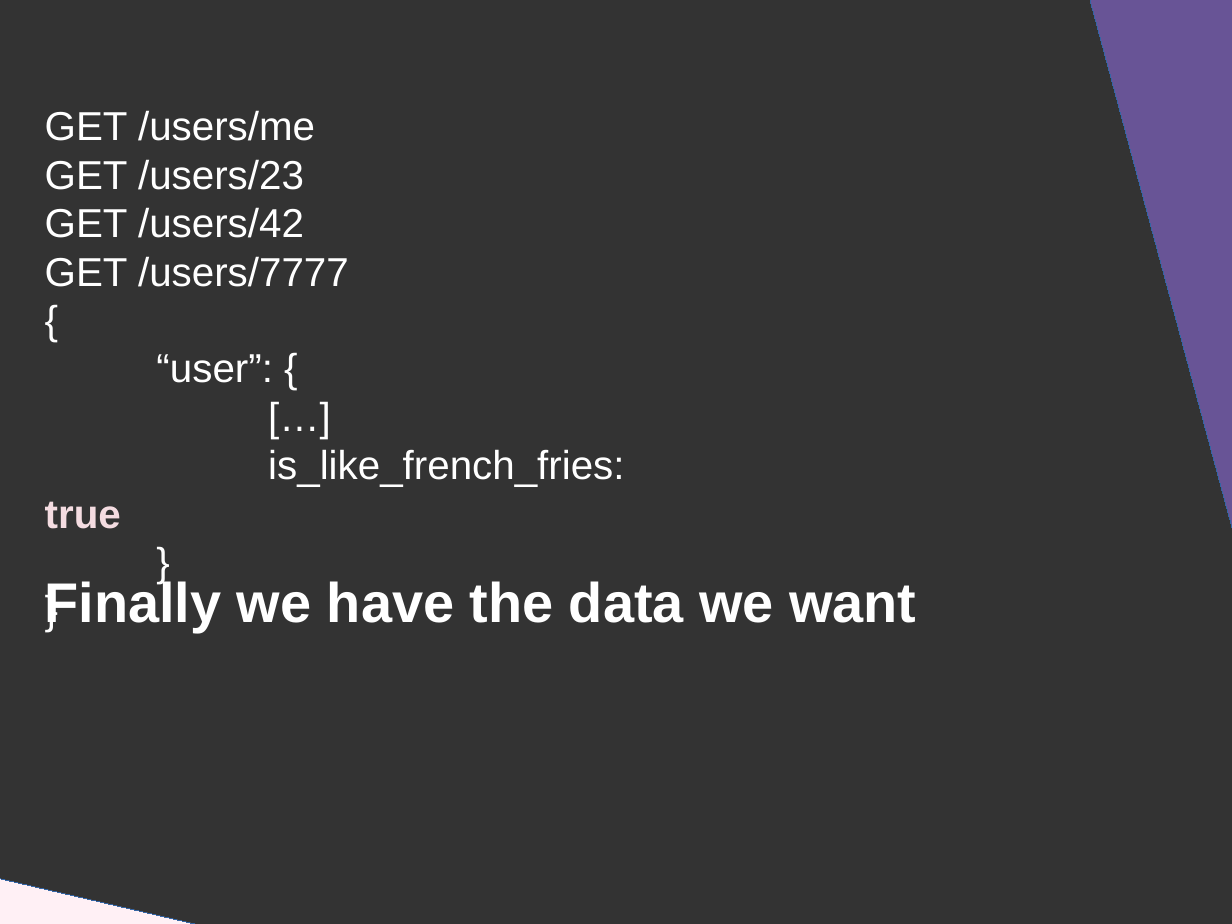
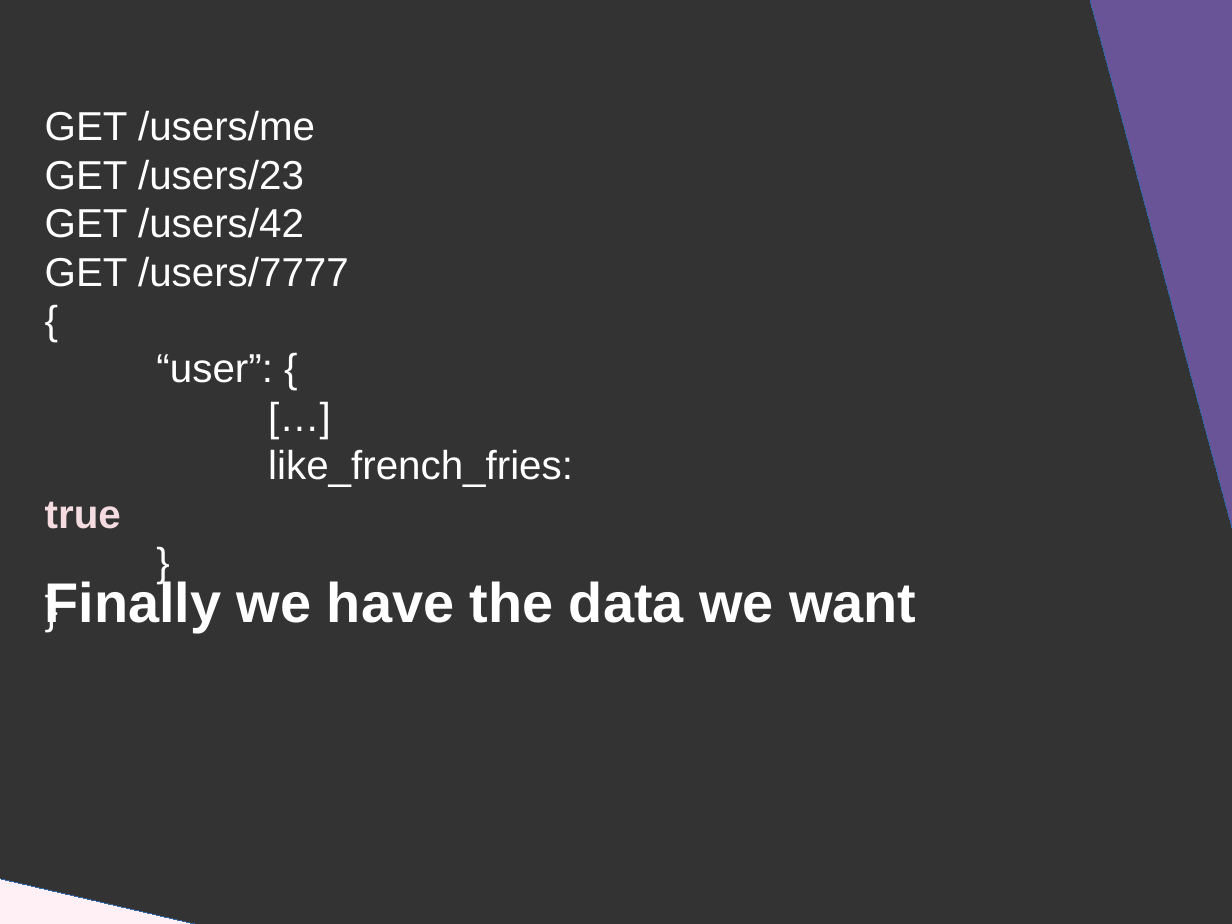
Before and after one commit to DanYellow/presentations, a slide deck: slide 20 of graphql/presentation.odp. Drawn at 1232x924 pixels with LibreOffice and Linux fonts; fonts in the diff are those of the drawing. Boxes give left, top, right and bottom in pixels: in the first picture for what was removed or moved away, otherwise in the second. Text is boxed around its words. In the diff, an @@ line names an element or a change of style, - is before the commit and + after.

Commit message:
Updates presentation

```diff
--- a/graphql/presentation.odp
+++ b/graphql/presentation.odp
@@ title at bbox=[45, 110, 573, 529]: text changed @@
-GET /users/me
-GET /users/23
-GET /users/42
-GET /users/7777
-{
-“user”: {
-[…]
-is_like_french_fries: true
-}
-}
+GET /users/me
+GET /users/23
+GET /users/42
+GET /users/7777
+{
+“user”: {
+[…]
+like_french_fries: true
+}
+}
```
Also in this commit, not shown: 4 other slides changed, 1 slide added, 1 other file.
